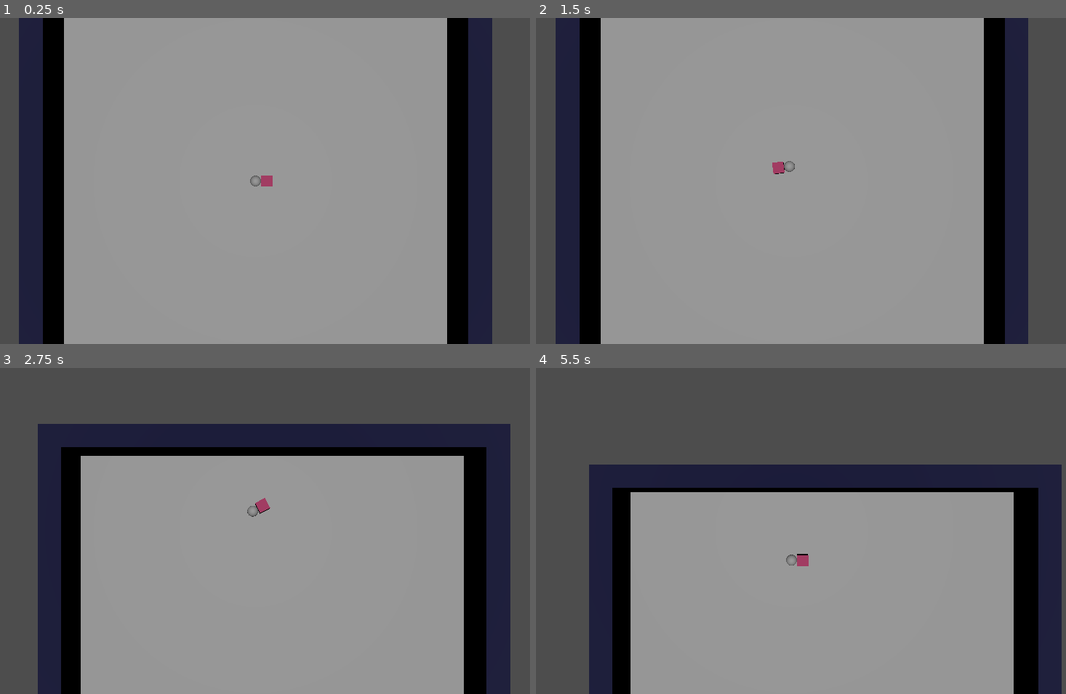
Above: before the commit, frames 1-4 (two rows, left to right).
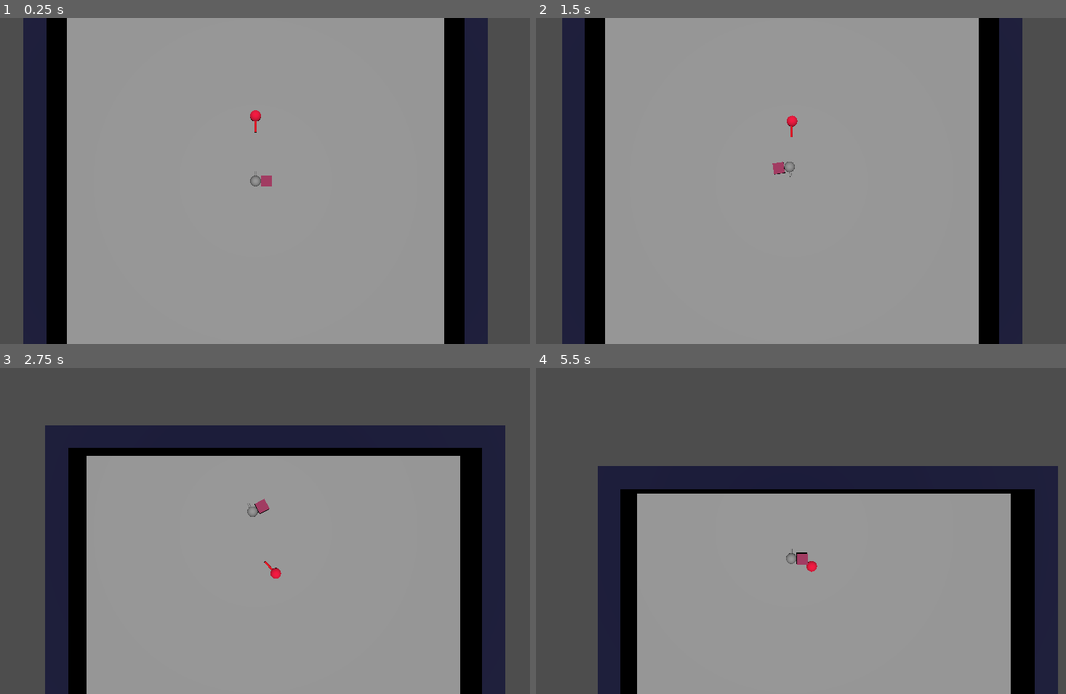
Above: after the commit, the same moments.

Repository: karstenpedersen/robo-blocks
Game: Godot game, scene res://src/scenes/game-scenes/tobias-world.tscn
Same seed, same stepped clock (60 frames per second), same inputs: the game is played once before the commit and once after it. The project has no main scene, so this scene is started directly.
Inputs (mouse positions are in pixels of both pictures, inside the frame that each line leads up to):
- Up to frame 1 (0.25 s): no input
- Up to frame 2 (1.5 s): move the mouse to (917, 164) at 0.52 s; hold D (move_right) 0.53-1.28 s; hold Shift (sprint) 0.53-1.28 s; move the mouse to (673, 197) at 1.27 s; hold S (move_down) from 1.28 s (still down); tap Shift (sprint) at 1.35 s
- Up to frame 3 (2.75 s): move the mouse to (312, 459) at 2.02 s; release S (move_down) at 2.03 s; hold D (move_right) from 2.03 s (still down); hold Shift (sprint) from 2.03 s (still down)
- Up to frame 4 (5.5 s): move the mouse to (763, 596) at 2.77 s; release D (move_right) at 2.78 s; release Shift (sprint) at 2.78 s; hold W (move_up) 2.78-3.53 s; tap Shift (sprint) at 2.85, 4.35 s; move the mouse to (965, 579) at 3.52 s; hold Shift (sprint) 3.53-4.28 s; hold A (move_left) 3.53-5.03 s; move the mouse to (615, 482) at 4.27 s; move the mouse to (822, 531) at 5.02 s; hold S (move_down) from 5.03 s (still down); hold Shift (sprint) from 5.03 s (still down)

The runs differ from the first frame. In frame 1, 4.2% of the frame differs, in the area x 3-93%, y 0-100%; in frame 2, 6.3%; in frame 3, 5.6%; in frame 4, 5.3%.

Commit message:
Add enemy with simple AI

Diff:
--- a/project.godot
+++ b/project.godot
@@ -18,6 +18,11 @@
 
 ScreenShake="*res://src/systems/singletons/screen_shake.gd"
 Globals="*res://src/systems/singletons/globals.gd"
+
+[global_group]
+
+player=""
+enemies=""
 
 [input]
 
--- /dev/null
+++ b/src/components/detect_group_component.gd
@@ -0,0 +1,18 @@
+extends Area3D
+class_name DetectGroupComponent
+
+signal group_entered(node: Node3D)
+signal group_exited(node: Node3D)
+
+@export var group: StringName
+
+# Called when the node enters the scene tree for the first time.
+func _ready() -> void:
+	body_entered.connect(func(body: Node3D):
+		if body.is_in_group(group):
+			group_entered.emit(body)
+	)
+	body_exited.connect(func(body: Node3D):
+		if body.is_in_group(group):
+			group_exited.emit(body)
+	)
--- /dev/null
+++ b/src/entities/enemies/enemy.gd
@@ -0,0 +1,86 @@
+extends RigidBody3D
+
+enum EnemyMode {
+	IDLE,
+	WANDER,
+	FOLLOW_TARGET,
+}
+
+@export var accel = 4000
+@export var max_speed = 6
+@export var rotation_speed = 2
+
+# Distance at which the enemy stops moving towards player
+@export var follow_distance = 8
+
+# Difference in radians where enemy will follow player
+@export var follow_angle_threshold = 0.2
+
+@export var target: Node3D
+
+var mode: EnemyMode
+
+# Called when the node enters the scene tree for the first time.
+func _ready() -> void:
+	lock_rotation = true
+	set_mode(EnemyMode.IDLE)
+
+
+func _physics_process(delta):
+	#var input = Input.get_vector("move_left", "move_right", "move_up", "move_down")
+	movement(delta)
+	#move_and_slide()
+
+func movement(delta):
+	match mode:
+		EnemyMode.IDLE:
+			rotation.y += delta * rotation_speed
+		EnemyMode.WANDER:
+			apply_force(transform.basis.z.normalized() * accel * delta)
+		EnemyMode.FOLLOW_TARGET:
+			var direction = position.direction_to(target.position)
+			var target_angle = atan2(direction.x, direction.z)
+			rotation.y = rotate_toward(rotation.y, target_angle, rotation_speed * delta)
+
+
+			var distance = position.distance_to(target.position)
+			var angle_diff = abs(rotation.y - target_angle)
+			if distance > follow_distance and angle_diff < follow_angle_threshold:
+				apply_force(transform.basis.z.normalized() * accel * delta)
+
+
+
+func _integrate_forces(state: PhysicsDirectBodyState3D) -> void:
+	var velocity = state.get_linear_velocity()
+
+	if velocity.length() > max_speed:
+		velocity = velocity.normalized() * max_speed
+
+		# Apply the limited velocity back to the rigidbody
+		state.set_linear_velocity(velocity)
+
+func _on_detect_player_group_entered(player: Node3D) -> void:
+	print("Detected player entered")
+	set_mode(EnemyMode.FOLLOW_TARGET)
+
+
+func _on_detect_player_group_exited(player: Node3D) -> void:
+	print("Detected player exited")
+	set_mode(EnemyMode.IDLE)
+
+
+func _on_idle_timer_timeout() -> void:
+	if mode == EnemyMode.IDLE:
+		set_mode(EnemyMode.WANDER)
+
+
+func _on_wander_timer_timeout() -> void:
+	if mode == EnemyMode.WANDER:
+		set_mode(EnemyMode.IDLE)
+
+func set_mode(m: EnemyMode):
+	if m == EnemyMode.IDLE:
+		$IdleTimer.start(randf_range(0, 1))
+	elif m == EnemyMode.WANDER:
+		$WanderTimer.start(randf_range(0, 1))
+	mode = m
--- /dev/null
+++ b/src/entities/enemies/enemy.tscn
@@ -0,0 +1,56 @@
+[gd_scene load_steps=10 format=3 uid="uid://mjod0f0p03yv"]
+
+[ext_resource type="Script" path="res://src/entities/enemies/enemy.gd" id="1_56g3d"]
+[ext_resource type="Script" path="res://src/components/detect_group_component.gd" id="2_qml86"]
+[ext_resource type="Script" path="res://src/entities/enemies/idle_timer.gd" id="3_y25u7"]
+
+[sub_resource type="StandardMaterial3D" id="StandardMaterial3D_qtk30"]
+albedo_color = Color(0.958288, 0.0201636, 0.236962, 1)
+
+[sub_resource type="SphereMesh" id="SphereMesh_0xxnr"]
+material = SubResource("StandardMaterial3D_qtk30")
+
+[sub_resource type="SphereShape3D" id="SphereShape3D_yj1ci"]
+
+[sub_resource type="SphereShape3D" id="SphereShape3D_3friv"]
+radius = 10.0
+
+[sub_resource type="StandardMaterial3D" id="StandardMaterial3D_lxyi2"]
+albedo_color = Color(0.90738, 0, 0.117513, 1)
+
+[sub_resource type="CylinderMesh" id="CylinderMesh_f65tg"]
+material = SubResource("StandardMaterial3D_lxyi2")
+top_radius = 0.1
+bottom_radius = 0.1
+height = 1.0
+
+[node name="Enemy" type="RigidBody3D" groups=["enemies"]]
+script = ExtResource("1_56g3d")
+
+[node name="MeshInstance3D" type="MeshInstance3D" parent="."]
+mesh = SubResource("SphereMesh_0xxnr")
+
+[node name="CollisionShape3D" type="CollisionShape3D" parent="."]
+shape = SubResource("SphereShape3D_yj1ci")
+
+[node name="DetectPlayer" type="Area3D" parent="."]
+script = ExtResource("2_qml86")
+group = &"player"
+
+[node name="CollisionShape3D" type="CollisionShape3D" parent="DetectPlayer"]
+shape = SubResource("SphereShape3D_3friv")
+
+[node name="FrontCone" type="MeshInstance3D" parent="."]
+transform = Transform3D(1, 0, 0, 0, -4.37114e-08, -1, 0, 1, -4.37114e-08, 0, 0, 1)
+mesh = SubResource("CylinderMesh_f65tg")
+skeleton = NodePath("../MeshInstance3D")
+
+[node name="IdleTimer" type="Timer" parent="."]
+script = ExtResource("3_y25u7")
+
+[node name="WanderTimer" type="Timer" parent="."]
+
+[connection signal="group_entered" from="DetectPlayer" to="." method="_on_detect_player_group_entered"]
+[connection signal="group_exited" from="DetectPlayer" to="." method="_on_detect_player_group_exited"]
+[connection signal="timeout" from="IdleTimer" to="." method="_on_idle_timer_timeout"]
+[connection signal="timeout" from="WanderTimer" to="." method="_on_wander_timer_timeout"]
--- a/src/entities/player/player.tscn
+++ b/src/entities/player/player.tscn
@@ -14,22 +14,29 @@
 
 [sub_resource type="BoxShape3D" id="BoxShape3D_xlxsy"]
 
-[node name="Player" type="RigidBody3D"]
+[sub_resource type="CylinderMesh" id="CylinderMesh_qkjvg"]
+top_radius = 0.1
+bottom_radius = 0.1
+height = 0.5
+
+[node name="Player" type="RigidBody3D" groups=["player"]]
 script = ExtResource("1_vco4d")
 
 [node name="CollisionShape3D" type="CollisionShape3D" parent="."]
-transform = Transform3D(1, 0, 0, 0, 1, 0, 0, 0, 1, 0, 0.5, 0)
 shape = SubResource("SphereShape3D_7soa1")
 
 [node name="MeshInstance3D" type="MeshInstance3D" parent="."]
-transform = Transform3D(1, 0, 0, 0, 1, 0, 0, 0, 1, 0, 0.5, 0)
 mesh = SubResource("SphereMesh_tc3pr")
 skeleton = NodePath("")
 
 [node name="TestModule" type="MeshInstance3D" parent="."]
-transform = Transform3D(1, 0, 0, 0, 1, 0, 0, 0, 1, 1, 0.5, 0)
+transform = Transform3D(1, 0, 0, 0, 1, 0, 0, 0, 1, 1, 0, 0)
 mesh = SubResource("BoxMesh_keaos")
 
 [node name="CollisionShape3D2" type="CollisionShape3D" parent="."]
-transform = Transform3D(1, 0, 0, 0, 1, 0, 0, 0, 1, 1, 0.5, 0)
+transform = Transform3D(1, 0, 0, 0, 1, 0, 0, 0, 1, 1, 0, 0)
 shape = SubResource("BoxShape3D_xlxsy")
+
+[node name="ForwardCannon" type="MeshInstance3D" parent="."]
+transform = Transform3D(1, 0, 0, 0, -4.37114e-08, -1, 0, 1, -4.37114e-08, 0, 0, -0.671844)
+mesh = SubResource("CylinderMesh_qkjvg")
--- a/src/scenes/game-scenes/tobias-world.tscn
+++ b/src/scenes/game-scenes/tobias-world.tscn
@@ -1,6 +1,7 @@
-[gd_scene load_steps=11 format=3 uid="uid://c872uoni7s0py"]
+[gd_scene load_steps=12 format=3 uid="uid://c872uoni7s0py"]
 
 [ext_resource type="PackedScene" uid="uid://guulovq8pyf1" path="res://src/entities/player/player.tscn" id="1_7jdfq"]
+[ext_resource type="PackedScene" uid="uid://mjod0f0p03yv" path="res://src/entities/enemies/enemy.tscn" id="1_ncr6m"]
 [ext_resource type="Script" path="res://src/systems/camera/camera.gd" id="2_j6fom"]
 
 [sub_resource type="BoxShape3D" id="BoxShape3D_0o02g"]
@@ -30,7 +31,12 @@
 
 [node name="World" type="Node3D"]
 
+[node name="Enemy" parent="." node_paths=PackedStringArray("target") instance=ExtResource("1_ncr6m")]
+transform = Transform3D(1, 0, 0, 0, 1, 0, 0, 0, 1, 0, 1, -6)
+target = NodePath("../Player")
+
 [node name="Player" parent="." instance=ExtResource("1_7jdfq")]
+transform = Transform3D(1, 0, 0, 0, 1, 0, 0, 0, 1, 0, 0.733569, 0)
 
 [node name="Ground" type="StaticBody3D" parent="."]
 transform = Transform3D(1, 0, 0, 0, 1, 0, 0, 0, 1, 0, -1, 0)
Not shown: 1 places in src/entities/player/player.tscn that only renumber resources
